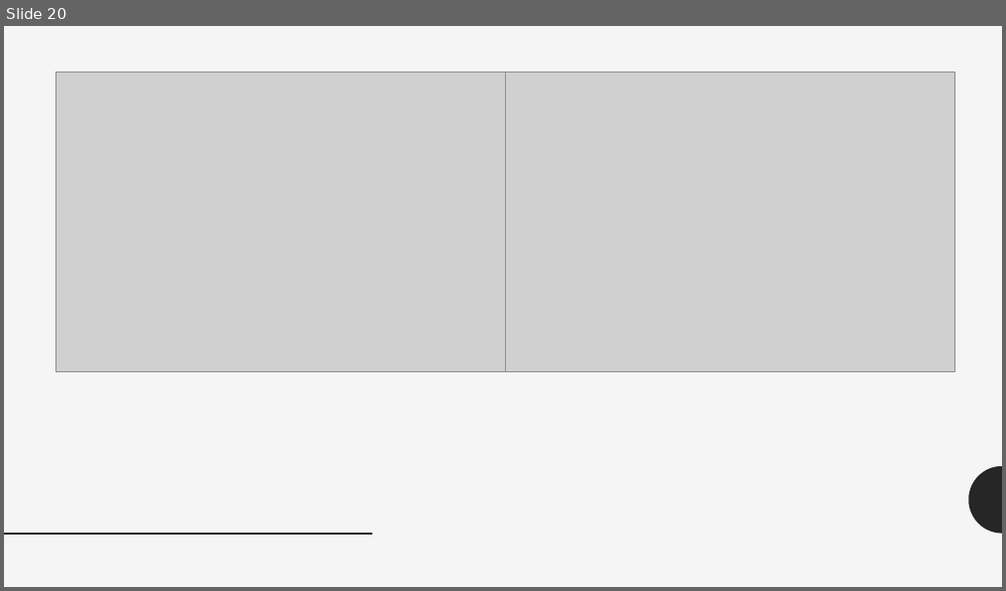
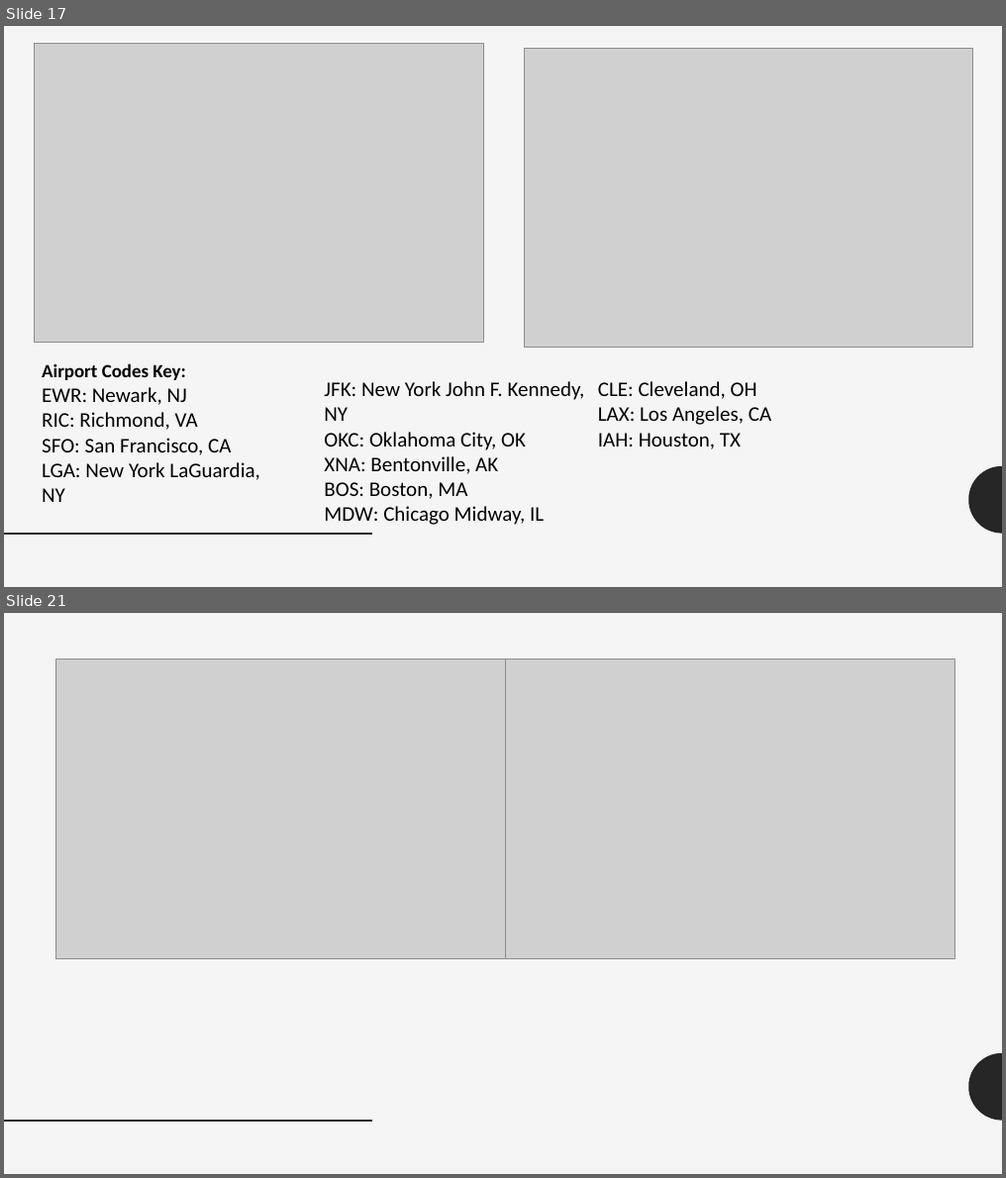
Before and after one commit to HWspam/Delorean, a slide deck: Delay Analysis Team Delorean.pptx. Shown one above the other, each under a label of ours: slide 20 before the commit, slides 17 and 21 after it; the slides between them are not shown. The pictures are 1006x591 and 1006x1178 pixels, drawn with LibreOffice and Linux fonts; fonts in the diff are those of the drawing; grey boxes stand for pictures. Boxes give left, top, right and bottom in pixels: in the first picture for what was removed or moved away, otherwise in the second. Text is boxed around its words. In the diff, an @@ line names an element or a change of style, - is before the commit and + after.

Commit message:
Airport codes have a key and airport conclusion page added.

```diff
--- a/Delay Analysis Team Delorean.pptx
+++ b/Delay Analysis Team Delorean.pptx
@@ slide 17 added at bbox=[4, 26, 1002, 587], background #F5F5F5; not listed: 2 template elements that a slide beside it also shows @@
@@ picture added at bbox=[35, 43, 484, 343] @@
@@ picture added at bbox=[525, 48, 973, 347] @@
@@ text added at bbox=[42, 364, 259, 502], 20 pt, text #000000 @@
+Airport Codes Key:
+EWR: Newark, NJ
+RIC: Richmond, VA
+SFO: San Francisco, CA
+LGA: New York LaGuardia, NY
@@ text added at bbox=[324, 381, 585, 525], 20 pt, text #000000 @@
+JFK: New York John F. Kennedy, NY
+OKC: Oklahoma City, OK
+XNA: Bentonville, AK
+BOS: Boston, MA
+MDW: Chicago Midway, IL
@@ text added at bbox=[598, 381, 771, 450], 20 pt, text #000000 @@
+CLE: Cleveland, OH
+LAX: Los Angeles, CA
+IAH: Houston, TX
@@ what was slide 20 is now slide 21 @@
```
Also in this commit, not shown: 4 other slides added, 4 slides removed.
